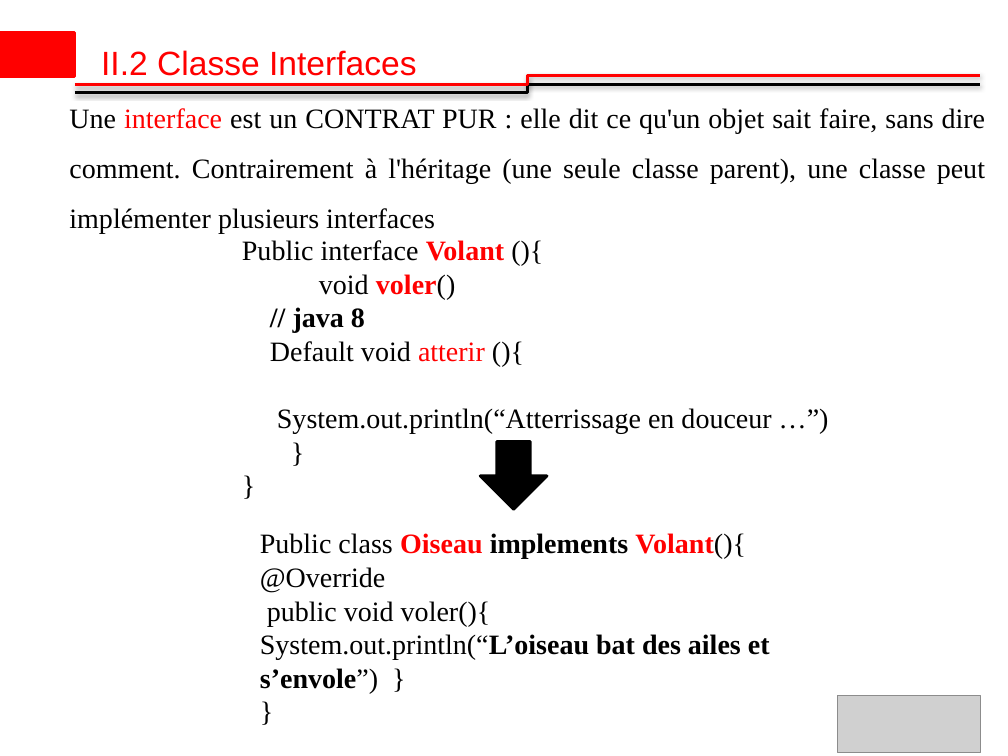
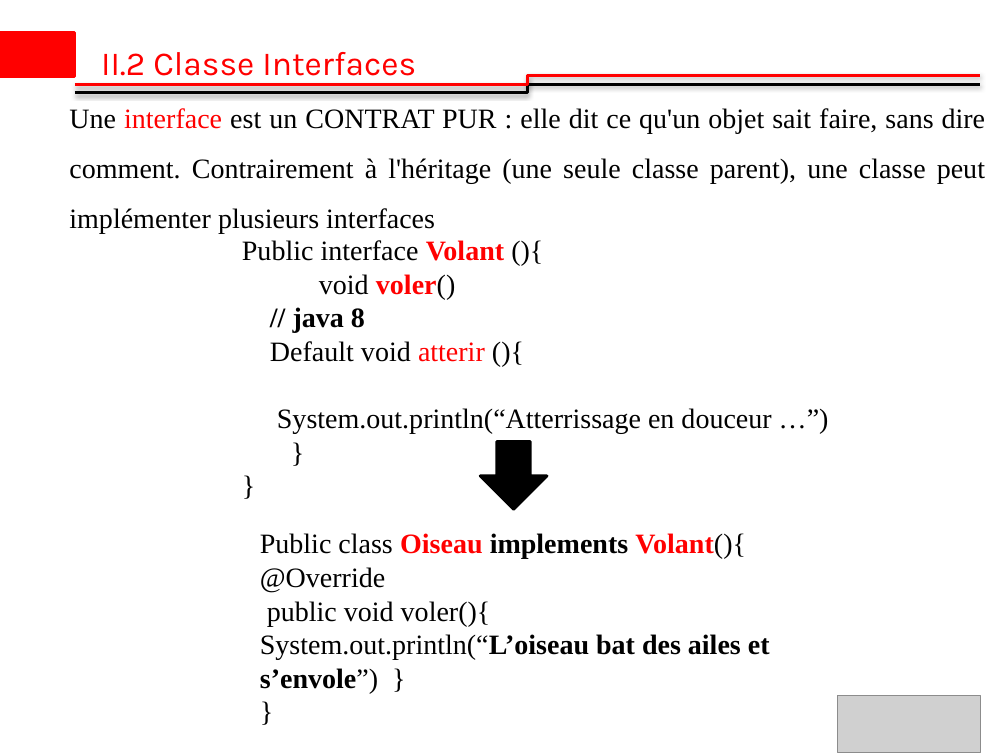
Before and after one commit to ibrahimsava/Osis-training-in-java, a slide deck: slide 5 of Osis_Presentation_Ibrahim_SAVADOGO_2 [Autosaved].pptx. Drawn at 1008x756 pixels with LibreOffice and Linux fonts; fonts in the diff are those of the drawing; grey boxes stand for pictures; background and template pictures are left out. Boxes give left, top, right and bottom in pixels: in the first picture for what was removed or moved away, otherwise in the second. Text is boxed around its words. In the diff, an @@ line names an element or a change of style, - is before the commit and + after.

```diff
--- a/Osis_Presentation_Ibrahim_SAVADOGO_2 [Autosaved].pptx
+++ b/Osis_Presentation_Ibrahim_SAVADOGO_2 [Autosaved].pptx
@@ text "II.2 Classe Interfaces" at <box>101,52,416,84</box>: font Arial to Karla @@
```
Also in this commit, not shown: 7 other slides changed.
